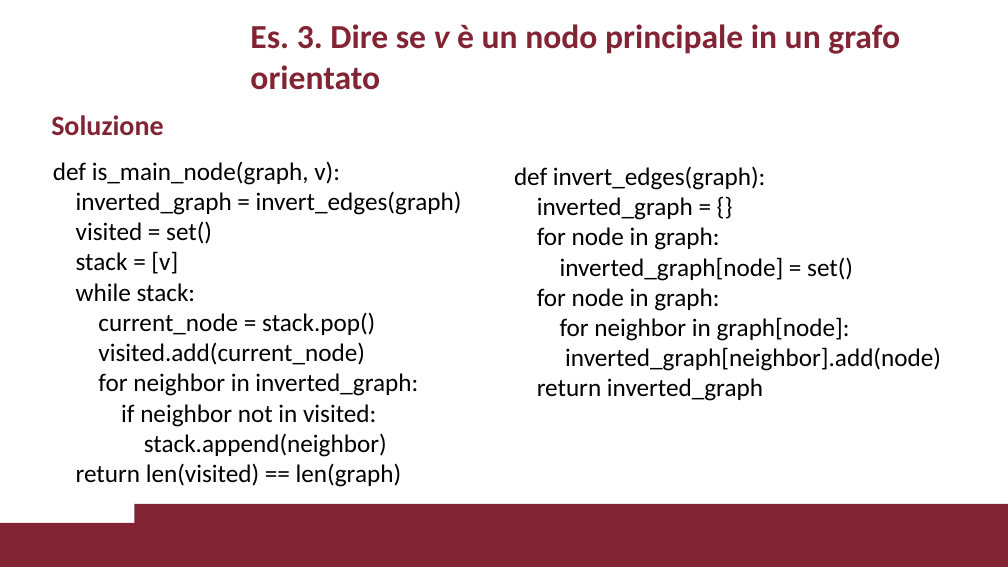
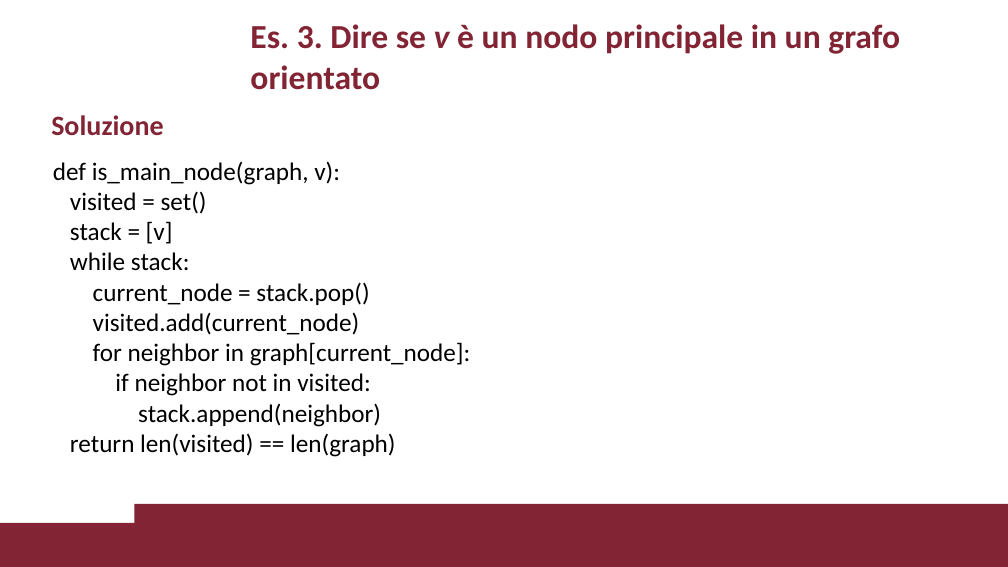
Before and after one commit to VincenzoImp/PDA, a slide deck: slide 15 of Esercitazione1/Esercitazione1.pptx (slide 12 before the commit). Drawn at 1008x567 pixels with LibreOffice and Linux fonts; fonts in the diff are those of the drawing; background and template pictures are left out. Boxes give left, top, right and bottom in pixels: in the first picture for what was removed or moved away, otherwise in the second. Text is boxed around its words. In the diff, an @@ line names an element or a change of style, - is before the commit and + after.

```diff
--- a/Esercitazione1/Esercitazione1.pptx
+++ b/Esercitazione1/Esercitazione1.pptx
@@ text removed at <box>514,166,941,401</box> @@
-def invert_edges(graph):
-inverted_graph = {}
-for node in graph:
-inverted_graph[node] = set()
-for node in graph:
-for neighbor in graph[node]:
-inverted_graph[neighbor].add(node)
-return inverted_graph
@@ text at <box>76,191,462,215</box>: paragraph removed @@
-inverted_graph = invert_edges(graph)
@@ text at <box>93,342,471,366</box>: text changed @@
-for neighbor in inverted_graph:
+for neighbor in graph[current_node]:
```
Also in this commit, not shown: 10 other slides changed, 5 slides added, 4 slides removed, 2 other files.
